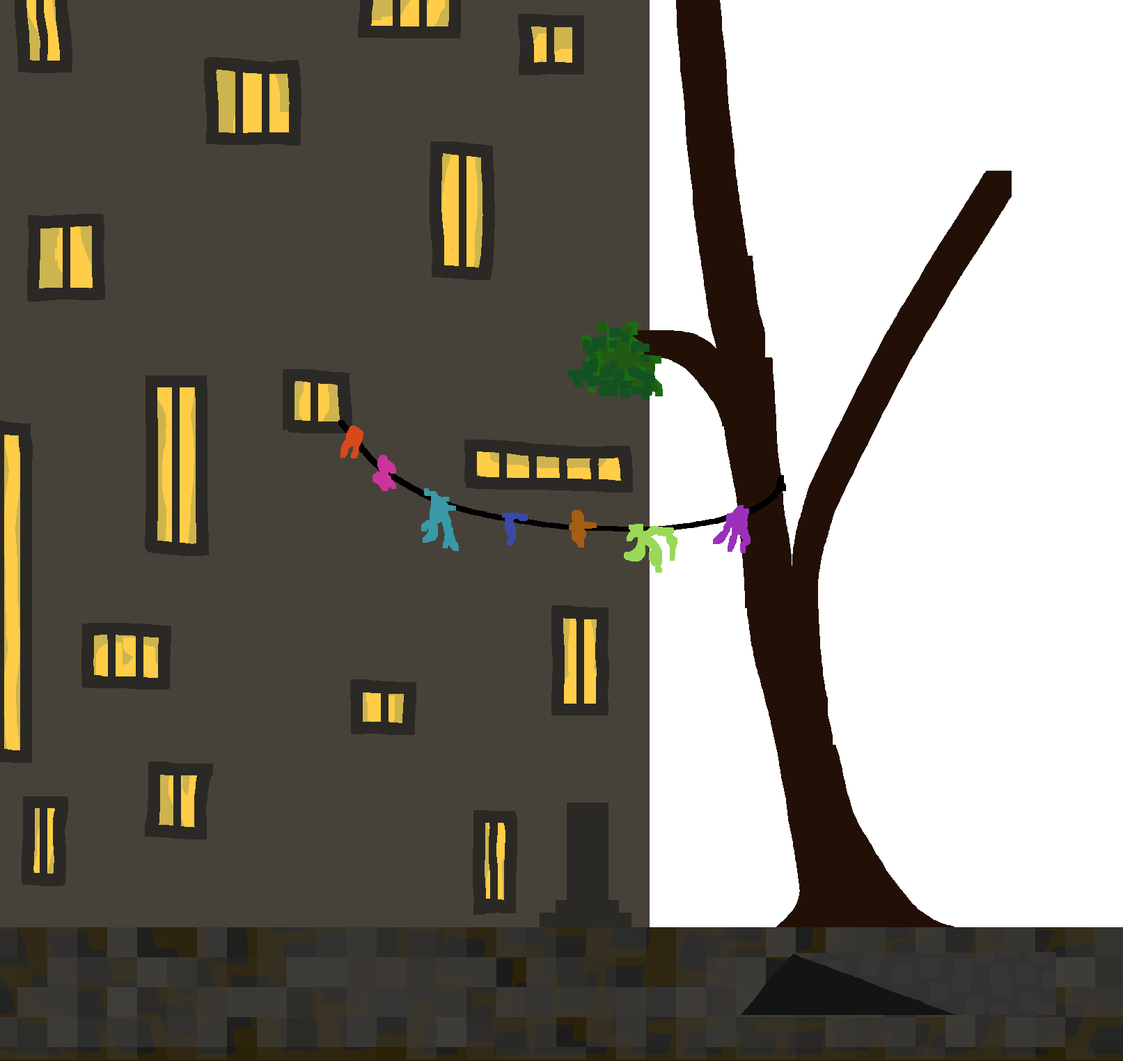
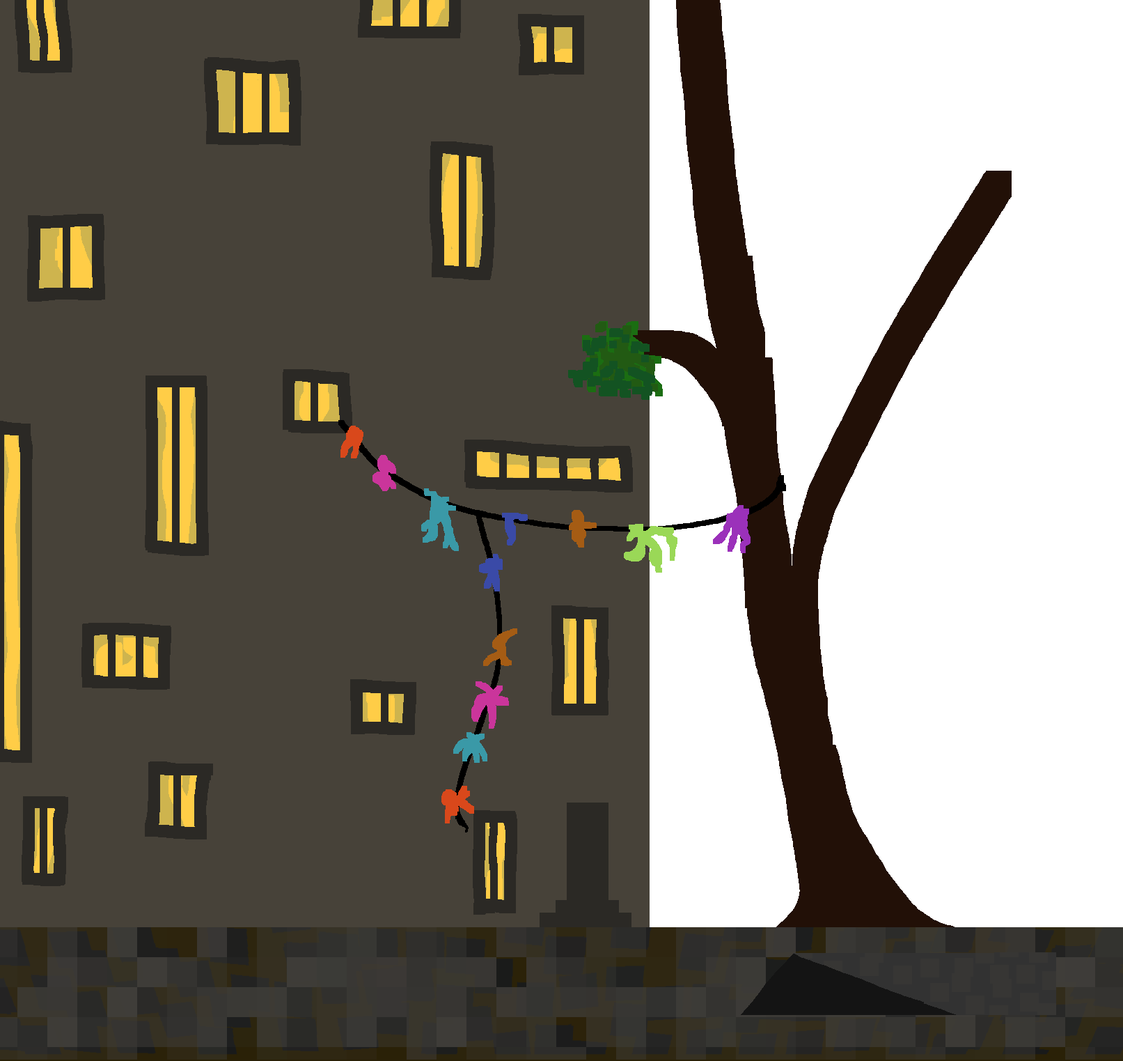
The second (1123, 1061) image is a revision of the first. Changes to its layers:
painted on "clothesline" over [441, 509, 518, 833]
